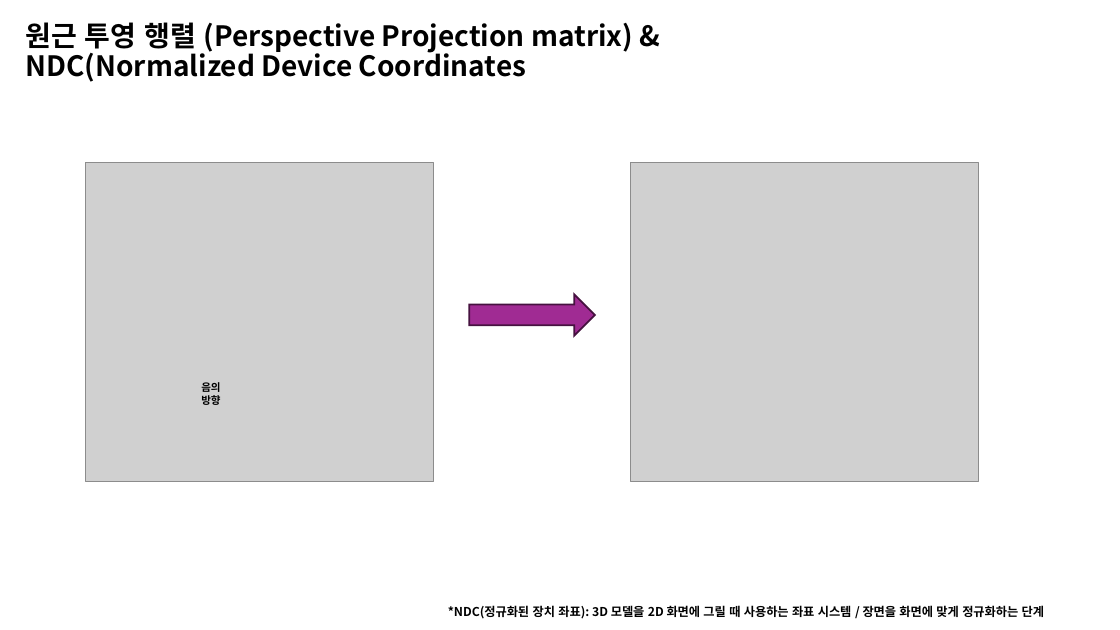
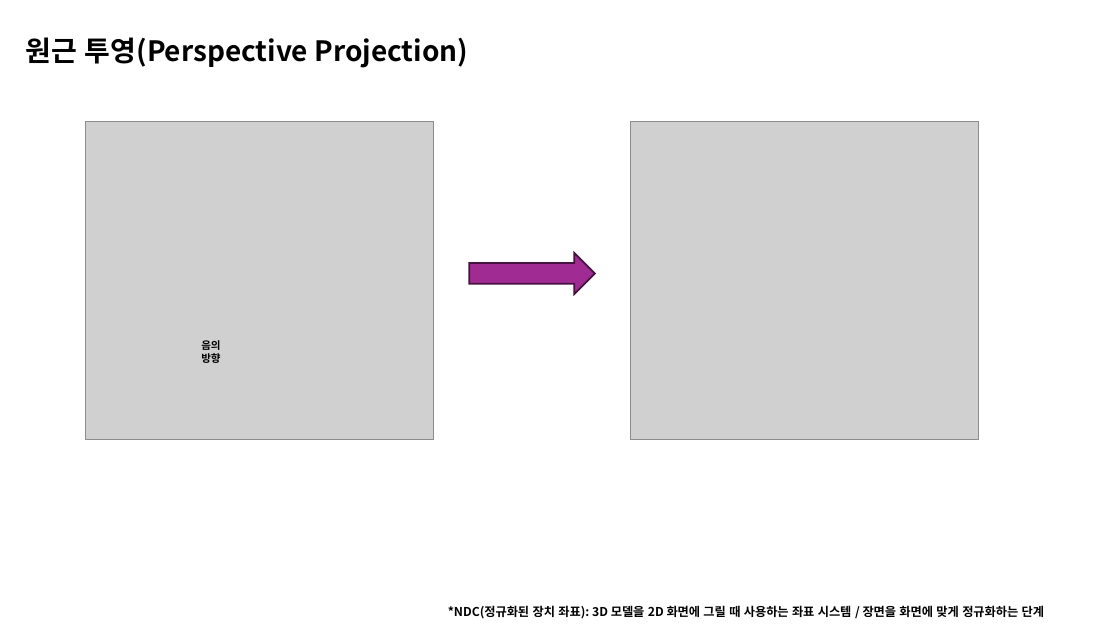
Before and after one commit to BeautyRiver/Graphics-Pipeline-Study, a slide deck: slide 5 of Perspective.pptx (slide 3 before the commit). Drawn at 1120x630 pixels with LibreOffice and Linux fonts; fonts in the diff are those of the drawing; grey boxes stand for pictures. Boxes give left, top, right and bottom in pixels: in the first picture for what was removed or moved away, otherwise in the second. Text is boxed around its words. In the diff, an @@ line names an element or a change of style, - is before the commit and + after.

```diff
--- a/Perspective.pptx
+++ b/Perspective.pptx
@@ text at <box>26,37,469,68</box>: text changed @@
-원근 투영 행렬 (Perspective Projection matrix) &
-NDC(Normalized Device Coordinates
+원근 투영(Perspective Projection)
@@ 2 pictures, 1 text, 1 right arrow: place and size @@
-2 pictures, 1 text, 1 right arrow at <box>86,163,979,482</box>
+2 pictures, 1 text, 1 right arrow at <box>86,121,979,440</box>
```
Also in this commit, not shown: 2 other slides changed, 3 slides added, 1 slide removed.
